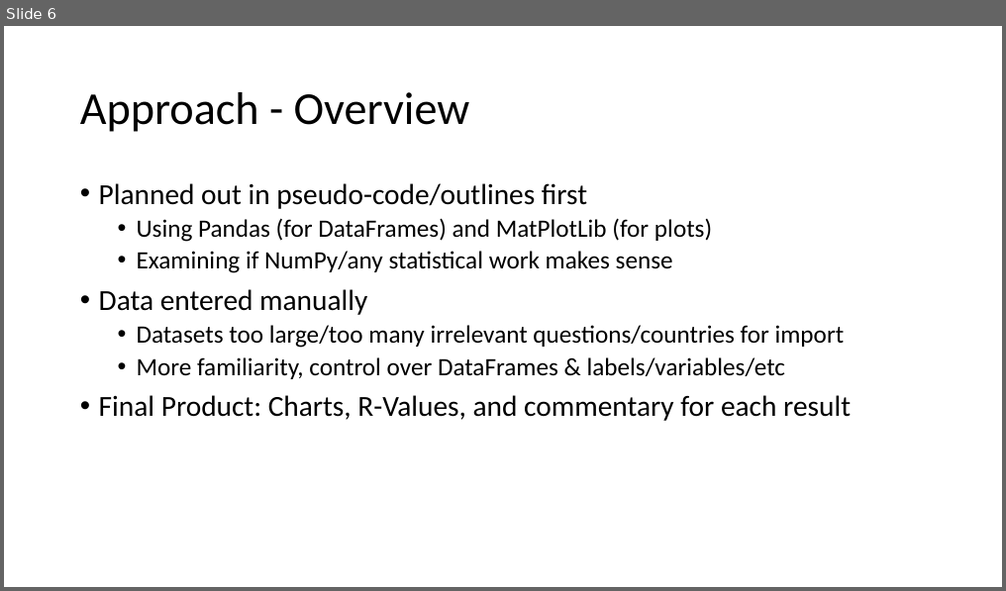
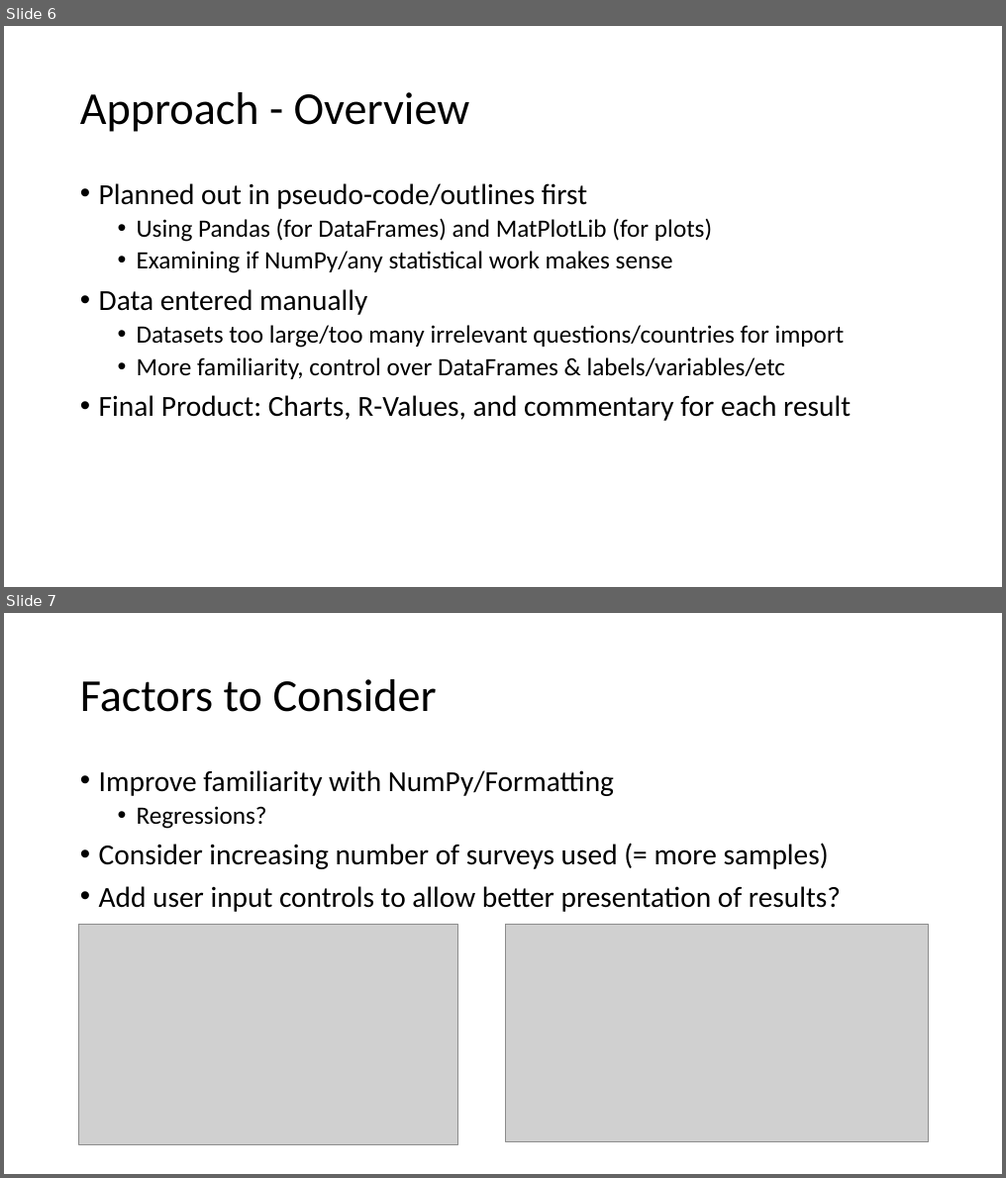
Before and after one commit to BIOF309/10-final-project-R-Mayers, a slide deck: BIOF309 Presentation.pptx. Shown one above the other, each under a label of ours: slide 6 before the commit, slides 6 and 7 after it. The pictures are 1006x591 and 1006x1178 pixels, drawn with LibreOffice and Linux fonts; fonts in the diff are those of the drawing; grey boxes stand for pictures. Boxes give left, top, right and bottom in pixels: in the first picture for what was removed or moved away, otherwise in the second. Text is boxed around its words. In the diff, an @@ line names an element or a change of style, - is before the commit and + after.

Commit message:
Wrong powerpoint, fixed now

```diff
--- a/BIOF309 Presentation.pptx
+++ b/BIOF309 Presentation.pptx
@@ slide 7 added at bbox=[4, 613, 1002, 1174], background #FFFFFF @@
@@ title added at bbox=[80, 679, 437, 712], 44 pt, text #000000 @@
+Factors to Consider
@@ text added at bbox=[99, 770, 841, 912], 28 pt, text #000000 @@
+• Improve familiarity with NumPy/Formatting
+  • Regressions?
+• Consider increasing number of surveys used (= more samples)
+• Add user input controls to allow better presentation of results?
@@ picture added at bbox=[78, 924, 457, 1145] @@
@@ picture added at bbox=[506, 924, 928, 1142] @@
```
